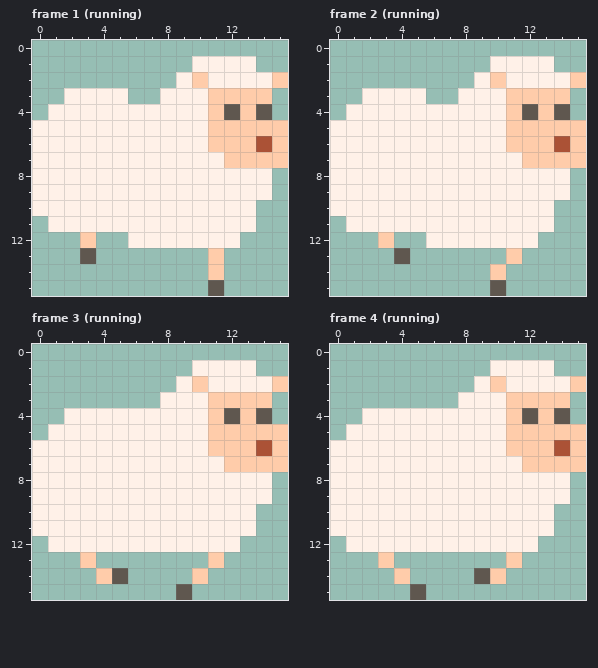
Pixel-art file: public/assets/sheep.aseprite. The picture above is the old version.
16x16 pixels, 10 frames. Shown: frame 1 (running), frame 2 (running), frame 3 (running), frame 4 (running). The commit also changed other frames, which this record leaves out.
Once edited:
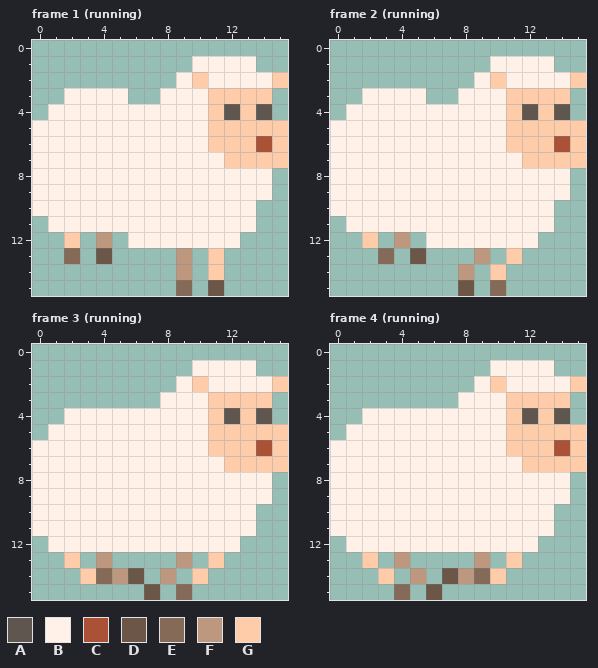
Palette (. is transparent): A #5f574f  B #fff1e8  C #ab5236  D #6c5648  E #856a58  F #be987e  G #ffccaa
Commit message: updated sheep animations: running and jumping / better input
Changes in this commit:
--- frame 1 (running), layer "legs"
@@ x 0..15 @@
 11 .BBBBBBBBBBBBB..
-12 ...G..BBBBBBB...
-13 ...A.......G....
-14 ...........G....
-15 ...........A....
+12 ..G.F.BBBBBBB...
+13 ..E.D....F.G....
+14 .........F.G....
+15 .........E.D....
--- frame 2 (running), layer "legs"
@@ x 0..15 @@
 11 .BBBBBBBBBBBBB..
-12 ...G..BBBBBBB...
-13 ....A......G....
-14 ..........G.....
-15 ..........A.....
+12 ..G.F.BBBBBBB...
+13 ...E.D...F.G....
+14 ........F.G.....
+15 ........D.E.....
--- frame 3 (running), layer "legs"
@@ x 0..15 @@
 12 .BBBBBBBBBBBB...
-13 ...G.......G....
-14 ....GA....G.....
-15 .........A......
+13 ..G.F....F.G....
+14 ...GEFD.F.G.....
+15 .......D.E......
--- frame 4 (running), layer "legs"
@@ x 0..15 @@
 12 .BBBBBBBBBBBB...
-13 ...G.......G....
-14 ....G....AG.....
-15 .....A..........
+13 ..G.F....F.G....
+14 ...G.F.DFEG.....
+15 ....E.D.........
